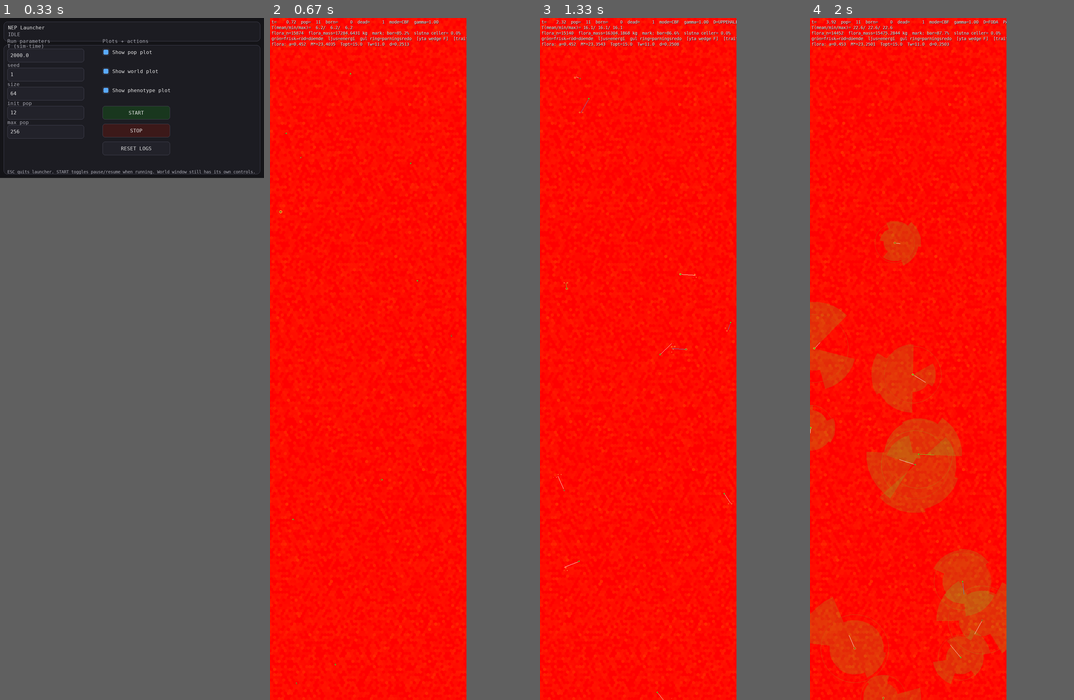
Above: before the commit, frames 1-4 (left to right).
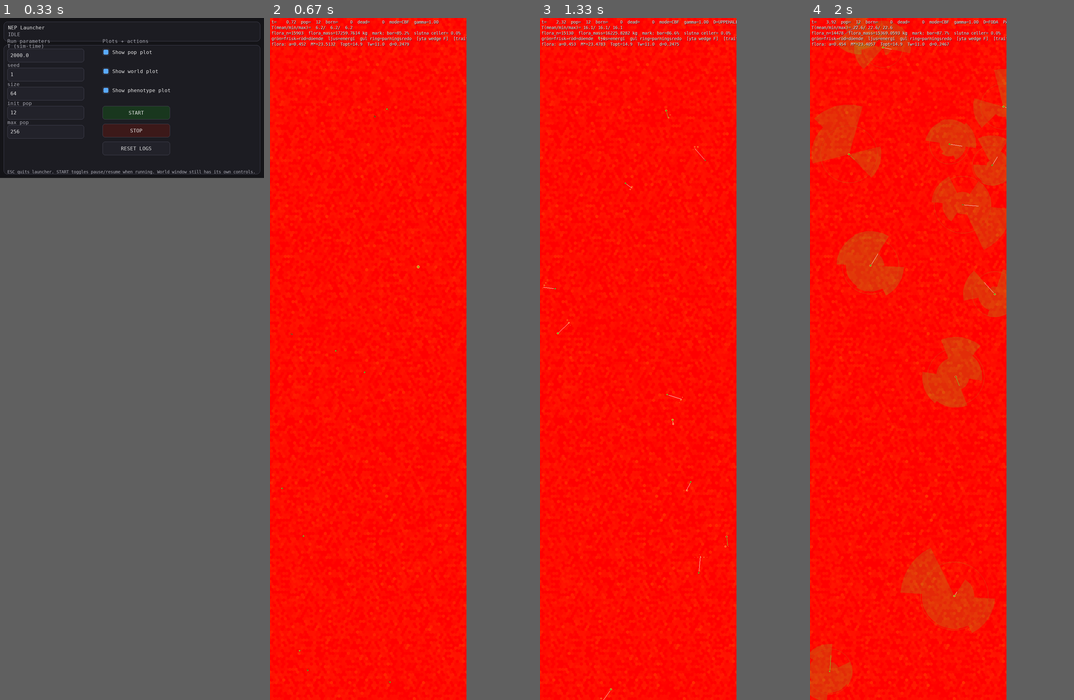
Above: after the commit, the same moments.

Repository: JoakimStorck/nep-process
Game: pygame game, started from nep_gui_launcher.py
Same seed, same stepped clock (60 frames per second), same inputs: the game is played once before the commit and once after it.
Inputs (mouse positions are in pixels of both pictures, inside the frame that each line leads up to):
- Up to frame 1 (0.33 s): no input
- Up to frame 2 (0.67 s): click "START" at 0.38 s
- Up to frame 3 (1.33 s): hold D 0.67-1.13 s; move the mouse to (685, 461) at 0.7 s; hold W from 1.17 s (still down); move the mouse to (706, 440) at 1.2 s; tap Space at 1.23 s
- Up to frame 4 (2 s): release W at 1.47 s; hold D 1.5-1.97 s; move the mouse to (926, 181) at 1.53 s; tap Space at 1.57, 1.87 s

Frame 1 is identical in both runs. In frame 2, 0.7% of the frame differs, in the area x 0-74%, y 0-100%; in frame 3, 1.1%; in frame 4, 25%, in the area x 0-75%, y 0-100%.

Commit message:
0222: kväveförrådet blir labilt kroppsprotein
Mekanism 2 ur dödlighetsmätningen. Förrådet var konstanten
N_POOL_CAP_FRAC = 0,02, alltså bara den fria aminosyrapoolen. Uppmätt rymde
den två tick, och 58-80 % av det intagna kvävet deaminerades samma steg som
det åts: energi gick att lagra i veckor, kväve inte alls. Locus _T_N_POOL
spänner nu från fri pool ensam (0,01) till fri pool plus en labil proteindepå
(0,10) — lever, tarmslemhinna och plasmaproteiner, som verkliga djur
mobiliserar vid kvävebrist. Depån är vävnad, hydratiseras som mager vävnad och
bärs därför i M_wet: vid taket är kroppen tio procent tyngre och basalen sju
procent högre. Det är avvägningen.

Uppmätt utfall, motsatt på de två skalorna:

  f6-256, avbruten vid tick 1 850   p219/0221     0222
    födslar t.o.m. månad 36               862   39 817
    median mellan kullar            10,72 mån  1,44 mån
    bestånd vid månad 36                  ~50    6 169
    flora, plantor                    222 000  137 000
    median ålder vid död          3,7-5,1 mån  0,64 mån

  liten6, 3 000 tick, tre frön      p219/0221                 0222
    födslar                      627 / 167 / 206     343 / 171 / 157
    djurmånader                 2547 / 1462 / 1584  2068 / 1351 / 1430
    utdöd                        39 / 55 / 48 mån    38 / 46 / 46 mån
    median ålder vid död                2,00 mån            3,50 mån

Dräktigheten var kvävestrypt och inte tidsstyrd: kullarna kom med 10,7
månaders mellanrum för en tvåkilos kropp, nu med 1,4. En kanin föder ungefär
varje månad, så talet går till det riktiga — men strypningen var samtidigt den
enda broms reproduktionen hade, och f6-256 skjuter över: 80 -> 6 169 djur på
36 månader, 24 gram per djur, 64 % döda före en månads ålder.

Förbehåll och det som inte gick att mäta: överskjutningen kostar körtid, 1,9
s/tick vid 6 000 djur mot 0,07 vid 50, så f6-256-körningen stoppades vid tick
1 850 och serien om tre frön gick inte att slutföra på den skalan.
Slutbestånd, eventuell krasch och taket max_pop är därmed omätta;
jämförelsen flyttades till liten6. Locus nålas mot 0,093 av 0,10 redan i
första fjärdedelen — bärkostnaden väger lätt mot nyttan — men taket är en
fysisk gräns och inte en ratt.

Invariantsviten godkänd i alla fyra körningar.

Co-Authored-By: Claude Opus 5 <noreply@anthropic.com>

Diff:
--- a/agent.py
+++ b/agent.py
@@ -1139,6 +1139,10 @@
     _kg_ut_forra: float = 0.0
     # Reservkapacitet per kilo, cachad från fenotypen så E_cap() kan läsa den.
     _reserve_cap: float = 0.0
+    # Kväveförrådets tak som andel av `M`, cachad från fenotypen på samma sätt
+    # (0222). Förvalet är den fria aminosyrapoolen ensam, för en kropp som inte
+    # fått sin fenotyp än.
+    _n_pool_cap_frac: float = N_POOL_CAP_FRAC
 
     # structural state
     M: float = 0.0        # body mass
@@ -1187,8 +1191,23 @@
     gest_M_target: float = 0.0   # target fetal mass
 
     def N_pool_cap(self) -> float:
-        """Kvävepoolens tak, i proteinekvivalent torrsubstans (0216)."""
-        return N_POOL_CAP_FRAC * max(0.0, float(self.M))
+        """
+        Kväveförrådets tak, i proteinekvivalent torrsubstans (0216).
+
+        Andelen är ärftlig sedan 0222 och cachas ur fenotypen i
+        `Agent.apply_traits`; se `_T_N_POOL`.
+        """
+        return float(self._n_pool_cap_frac) * max(0.0, float(self.M))
+
+    def M_pool_wet(self) -> float:
+        """
+        Kväveförrådets våta massa (0222).
+
+        Depån är labilt kroppsprotein och hydratiseras som mager vävnad, så
+        den bärs i `M_wet` och belastar basal, rörelse och värmeförlust. Det
+        är avvägningen mot ett större förråd.
+        """
+        return float(self.N_pool) / LEAN_DM_FRAC
 
     def E_pool(self) -> float:
         """Energin i kvävepoolens aminosyror (0216)."""
@@ -1243,8 +1262,11 @@
         return float(self.gest_M) / FETUS_DM_FRAC
 
     def M_wet(self) -> float:
-        """Kroppens våta massa utan foster: mager vävnad plus reserv (1a)."""
-        return self.M_lean_wet() + self.M_reserve_wet()
+        """
+        Kroppens våta massa utan foster: mager vävnad, reserv och
+        kväveförråd (1a; förrådet tillkom i 0222).
+        """
+        return self.M_lean_wet() + self.M_reserve_wet() + self.M_pool_wet()
 
     def M_reserve(self) -> float:
         """Total mobiliserbar reservmassa i kilo."""
@@ -3346,6 +3368,9 @@
 
     def apply_traits(self) -> None:
         self.pheno = derive_pheno(self.genome.traits)
+        # Kväveförrådets tak behövs innan första steget: grundare och nyfödda
+        # får sitt förråd satt vid födseln, och `Body` har ingen fenotyp.
+        self.body._n_pool_cap_frac = float(self.pheno.n_pool_cap_frac)
 
     def phenotype_summary(self) -> dict:
         return phenotype_summary(self.pheno)
--- a/phenotype.py
+++ b/phenotype.py
@@ -53,6 +53,7 @@
     repair_capacity: float
     reserve_cap: float
     fast_frac: float
+    n_pool_cap_frac: float
     frailty_gain: float
     E_rep_min: float
 
@@ -323,6 +324,32 @@
 # de gör här — samma ungmassa. Går den inte dit är reproduktionsbokföringen fel
 # någonstans.
 _T_BEARER          = 43
+
+# **Kväveförrådets storlek.** Hur mycket kväve kroppen kan bära mellan
+# måltider, som andel av den magra torrsubstansen.
+#
+# Förrådet var konstanten `N_POOL_CAP_FRAC = 0,02`, alltså bara den fria
+# aminosyrapoolen. Uppmätt rymde den **två tick**, och 58–80 procent av det
+# intagna kvävet deaminerades bort samma steg som det åts — ett djur kunde
+# inte bära kväve från en proteinrik måltid till nästa, medan energin gick att
+# lagra i veckor. De två valutorna hade alltså helt olika tidshorisont utan att
+# något i fysiologin sa att de skulle ha det.
+#
+# Verkliga djur har två kvävelager. Den fria poolen är liten, ~1–2 procent av
+# kroppsproteinet, men **labilt kroppsprotein** — lever, tarmslemhinna,
+# plasmaproteiner — omsätts snabbt och mobiliseras vid kvävebrist utan att
+# funktionen tar skada. Storleksordningen är fem till tio procent av
+# kroppsproteinet. Locus spänner därför från den fria poolen ensam till fri
+# pool plus en labil depå.
+#
+# **Avvägningen ligger i att depån är vävnad.** Labilt protein är hydratiserat
+# som all annan mager vävnad och bärs därför i `M_wet`: det kostar basal,
+# rörelse och värmeförlust som vilken kropp som helst. Vid taket 0,10 är
+# kroppen tio procent tyngre och basalmetabolismen sju procent högre, varje
+# tick, mot en buffert som räcker tio gånger längre. Ett djur i en kväverik
+# nisch vinner på en liten depå, ett i en kvävefattig på en stor — och det är
+# floran som avgör vilken nisch det är, inte en konstant.
+_T_N_POOL          = 44
 
 @dataclass(frozen=True)
 class PhenoRanges:
@@ -423,6 +450,12 @@
     reserve_cap_min: float = 0.5e6
     reserve_cap_max: float = 1.1e7
 
+    # Kväveförrådet som andel av den magra torrsubstansen; se `_T_N_POOL`.
+    # Golvet är den fria aminosyrapoolen ensam, taket fri pool plus en labil
+    # proteindepå på nio procent.
+    n_pool_cap_min: float = 0.01
+    n_pool_cap_max: float = 0.10
+
     repair_capacity_min: float = 0.10
     repair_capacity_max: float = 1.50   # höjt — k_age1 ger lägre inflöde än k_age0=0.2
 
@@ -581,6 +614,8 @@
                                 _sigmoid(_get_trait(traits, _T_RESERVE)))),
         fast_frac=float(_lerp(R.fast_frac_min, R.fast_frac_max,
                               _sigmoid(_get_trait(traits, _T_FAST_FRAC)))),
+        n_pool_cap_frac=float(_lerp(R.n_pool_cap_min, R.n_pool_cap_max,
+                                    _sigmoid(_get_trait(traits, _T_N_POOL)))),
         litter=float(_lerp(R.litter_min, R.litter_max,
                            _sigmoid(_get_trait(traits, _T_LITTER)))),
         bearer_p=float(_sigmoid(_get_trait(traits, _T_BEARER))),
@@ -629,6 +664,7 @@
         "stress_per_drain": float(p.stress_per_drain),
         "repair_capacity": float(p.repair_capacity),
         "reserve_cap": float(p.reserve_cap),
+        "n_pool_cap_frac": float(p.n_pool_cap_frac),
         "frailty_gain": float(p.frailty_gain),
 
         "child_E_fast": float(p.child_E_fast),
@@ -738,7 +774,8 @@
 # Obligatorisk kväveförlust: Brodys ~2 mg N per kcal basalmetabolism.
 ENDOGENOUS_N_PER_J = 4.8e-10
 # Fria aminosyror som andel av den magra torrsubstansen. Verkliga djur bär
-# ~1–2 % av kroppsproteinet som fri pool.
+# ~1–2 % av kroppsproteinet som fri pool. Talet är förvalet för en kropp utan
+# locus; storleken är ärftlig sedan 0222, se `n_pool_cap_frac` och `_T_N_POOL`.
 N_POOL_CAP_FRAC = 0.02
 
 # --- Laktationen ----------------------------------------------------------
--- a/population.py
+++ b/population.py
@@ -241,7 +241,7 @@
     store_growth_min_chunk: int = 256
     store_growth_factor: float = 2.0
 
-    n_traits: int = 44   # +1: _T_BEARER = 43, bärarbenägenhet
+    n_traits: int = 45   # +1: _T_N_POOL = 44, kväveförrådets storlek
 
     spawn_jitter_r: float = 1.5
 
Not shown, changed: TODO.md
